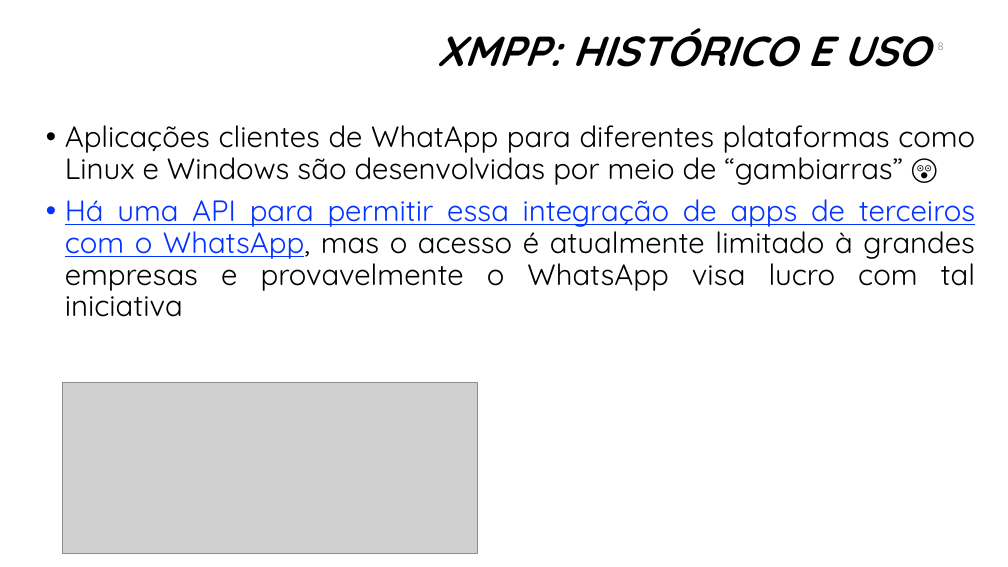
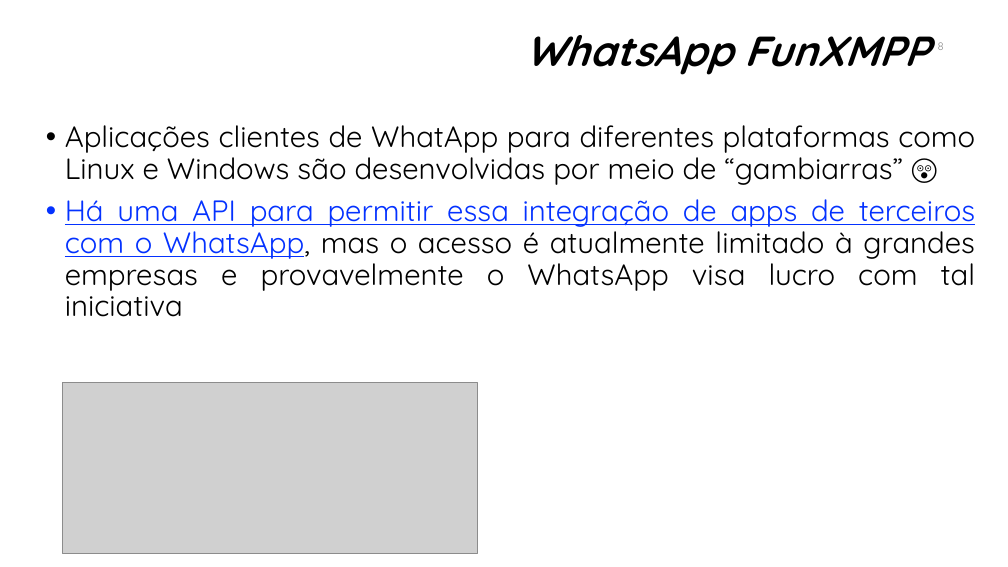
Before and after one commit to manoelcampos/sistemas-distribuidos, a slide deck: slide 8 of projects/03-xmpp/xmpp.pptx. Drawn at 1008x567 pixels with LibreOffice and Linux fonts; fonts in the diff are those of the drawing; grey boxes stand for pictures; background and template pictures are left out. Boxes give left, top, right and bottom in pixels: in the first picture for what was removed or moved away, otherwise in the second. Text is boxed around its words. In the diff, an @@ line names an element or a change of style, - is before the commit and + after.

Commit message:
Atualiza apresentações websockets e xmpp

```diff
--- a/projects/03-xmpp/xmpp.pptx
+++ b/projects/03-xmpp/xmpp.pptx
@@ title at bbox=[525, 35, 929, 75]: text changed @@
-XMPP: HISTÓRICO E USO
+WhatsApp FunXMPP
```
Also in this commit, not shown: 5 other slides changed, 1 slide added.
